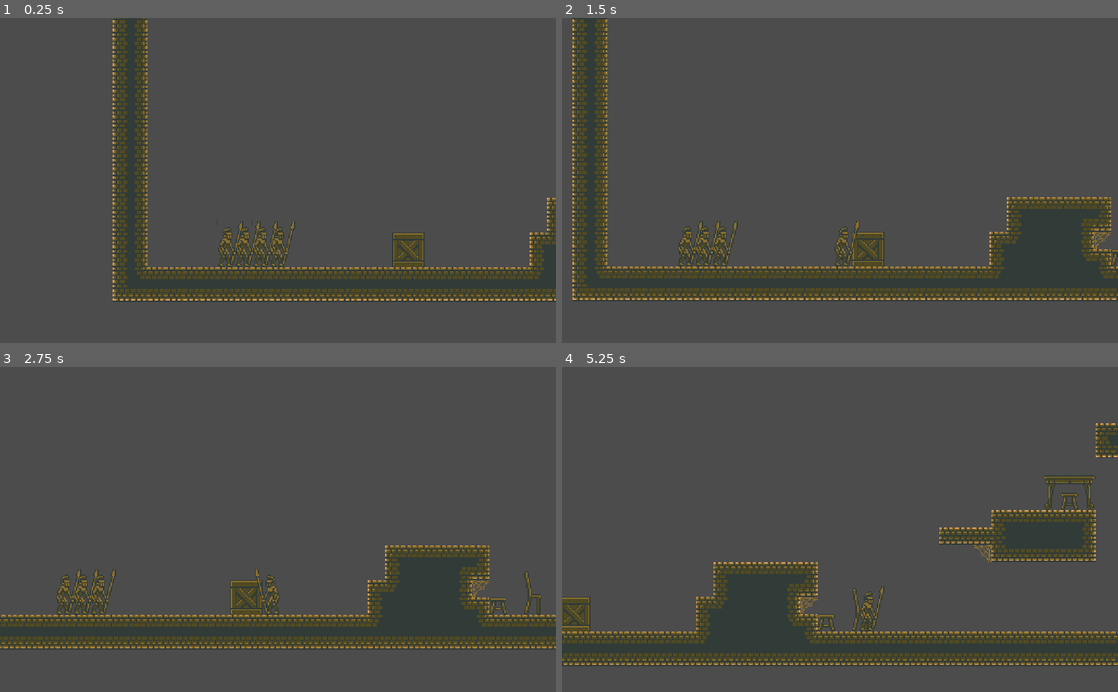
Above: before the commit, frames 1-4 (two rows, left to right).
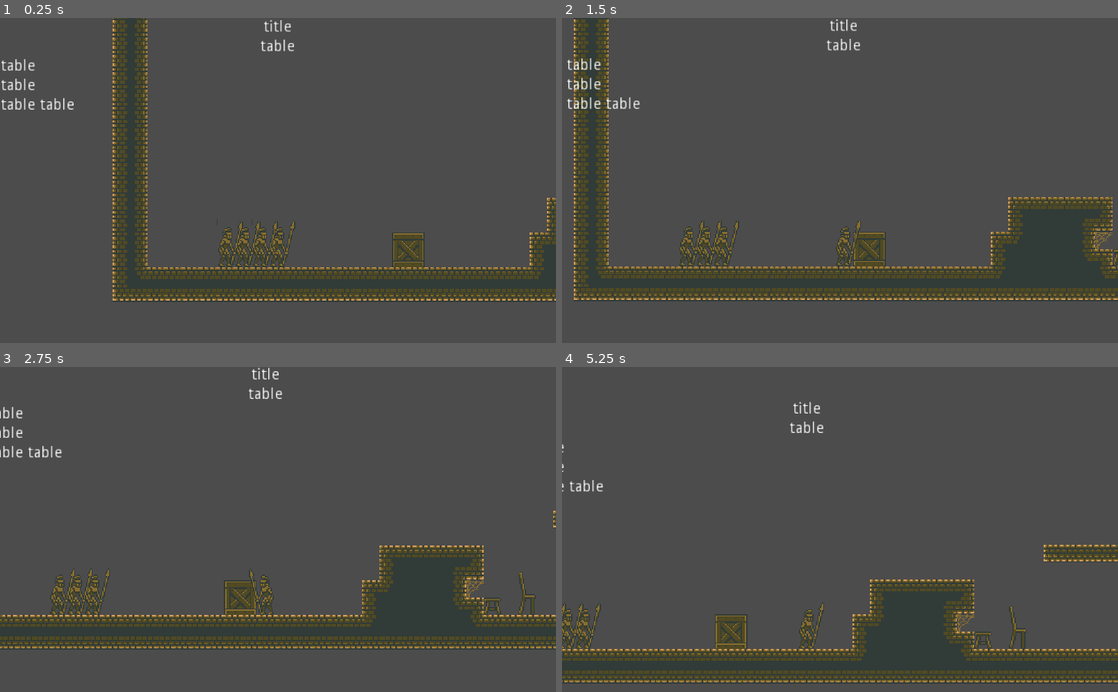
Above: after the commit, the same moments.

Repository: dosuserx/sorry-kingdom
Game: Godot game, scene res://main.tscn
Same seed, same stepped clock (60 frames per second), same inputs: the game is played once before the commit and once after it.
Inputs:
- Up to frame 1 (0.25 s): no input
- Up to frame 2 (1.5 s): tap Enter (ui_accept) at 0.5, 0.77 s; hold Right (ui_right) from 0.53 s (still down)
- Up to frame 3 (2.75 s): tap Enter (ui_accept) at 1.52 s; release Right (ui_right) at 2.03 s; hold Left (ui_left) from 2.03 s (still down)
- Up to frame 4 (5.25 s): release Left (ui_left) at 2.78 s; hold Right (ui_right) 2.78-4.28 s; tap Enter (ui_accept) at 3.02, 3.77, 4.52 s; hold Left (ui_left) 4.28-5.03 s; hold Right (ui_right) from 5.03 s (still down)

The runs differ from the first frame. In frame 1, 0.6% of the frame differs, in the area x 0-53%, y 0-29%; in frame 2, 6.7%; in frame 3, 6.0%; in frame 4, 25%, in the area x 0-100%, y 10-98%.

Commit message:
2/15

Diff:
--- a/main.tscn
+++ b/main.tscn
@@ -15,7 +15,7 @@
 tile_set = ExtResource( 1 )
 cell_size = Vector2( 16, 16 )
 format = 1
-tile_data = PoolIntArray( 65539, 0, 0, 65540, 0, 1, 65541, 0 …(5174 unchanged characters)… 475, 0, 65536, 1769476, 0, 65538, 1769513, 0, 4, 1769514, 0, 65540, 1769515, 0, 65540,  …(3378 unchanged characters)…
+tile_data = PoolIntArray( 65539, 0, 0, 65540, 0, 1, 65541, 0 …(5174 unchanged characters)… 475, 0, 65536, 1769476, 0, 65538, 1769510, 0, 4, 1769511, 0, 65540, 1769512, 0, 65540, 1769513, 0, 65540, 1769514, 0, 65540, 1769515, 0, 65540,  …(3378 unchanged characters)…
 __meta__ = {
 "_edit_lock_": true
 }
@@ -31,6 +31,7 @@
 speed = 417
 jump_speed = -705
 friction = 0.3
+acceleration = 0.05
 
 [node name="CollisionShape2D" type="CollisionShape2D" parent="player/armor"]
 shape = SubResource( 1 )
@@ -47,6 +48,95 @@
 zoom = Vector2( 0.5, 0.5 )
 smoothing_enabled = true
 
+[node name="MarginContainer" type="MarginContainer" parent="player/armor/Camera2D"]
+margin_left = -255.0
+margin_top = -150.0
+margin_right = 255.0
+margin_bottom = 150.0
+__meta__ = {
+"_edit_use_anchors_": false
+}
+
+[node name="VBoxContainer" type="VBoxContainer" parent="player/armor/Camera2D/MarginContainer"]
+margin_right = 510.0
+margin_bottom = 300.0
+
+[node name="CenterContainer" type="CenterContainer" parent="player/armor/Camera2D/MarginContainer/VBoxContainer"]
+margin_right = 510.0
+margin_bottom = 14.0
+
+[node name="HBoxContainer2" type="HBoxContainer" parent="player/armor/Camera2D/MarginContainer/VBoxContainer/CenterContainer"]
+margin_left = 242.0
+margin_right = 268.0
+margin_bottom = 14.0
+__meta__ = {
+"_edit_use_anchors_": false
+}
+
+[node name="title" type="Label" parent="player/armor/Camera2D/MarginContainer/VBoxContainer/CenterContainer/HBoxContainer2"]
+margin_right = 26.0
+margin_bottom = 14.0
+text = "title"
+
+[node name="VBoxContainer2" type="VBoxContainer" parent="player/armor/Camera2D/MarginContainer/VBoxContainer"]
+margin_top = 18.0
+margin_right = 510.0
+margin_bottom = 86.0
+
+[node name="CenterContainer" type="CenterContainer" parent="player/armor/Camera2D/MarginContainer/VBoxContainer/VBoxContainer2"]
+margin_right = 510.0
+margin_bottom = 14.0
+
+[node name="title" type="Label" parent="player/armor/Camera2D/MarginContainer/VBoxContainer/VBoxContainer2/CenterContainer"]
+margin_left = 239.0
+margin_right = 271.0
+margin_bottom = 14.0
+text = "table"
+
+[node name="title2" type="Label" parent="player/armor/Camera2D/MarginContainer/VBoxContainer/VBoxContainer2"]
+margin_top = 18.0
+margin_right = 510.0
+margin_bottom = 32.0
+text = "table"
+
+[node name="title3" type="Label" parent="player/armor/Camera2D/MarginContainer/VBoxContainer/VBoxContainer2"]
+margin_top = 36.0
+margin_right = 510.0
+margin_bottom = 50.0
+text = "table"
+
+[node name="HBoxContainer2" type="HBoxContainer" parent="player/armor/Camera2D/MarginContainer/VBoxContainer/VBoxContainer2"]
+margin_top = 54.0
+margin_right = 510.0
+margin_bottom = 68.0
+
+[node name="title4" type="Label" parent="player/armor/Camera2D/MarginContainer/VBoxContainer/VBoxContainer2/HBoxContainer2"]
+margin_right = 32.0
+margin_bottom = 14.0
+text = "table"
+
+[node name="title5" type="Label" parent="player/armor/Camera2D/MarginContainer/VBoxContainer/VBoxContainer2/HBoxContainer2"]
+margin_left = 36.0
+margin_right = 68.0
+margin_bottom = 14.0
+text = "table"
+
+[node name="HBoxContainer" type="HBoxContainer" parent="player/armor/Camera2D/MarginContainer/VBoxContainer/VBoxContainer2"]
+visible = false
+margin_right = 510.0
+margin_bottom = 14.0
+
+[node name="title2" type="Label" parent="player/armor/Camera2D/MarginContainer/VBoxContainer/VBoxContainer2/HBoxContainer"]
+margin_right = 32.0
+margin_bottom = 14.0
+text = "table"
+
+[node name="title3" type="Label" parent="player/armor/Camera2D/MarginContainer/VBoxContainer/VBoxContainer2/HBoxContainer"]
+margin_left = 36.0
+margin_right = 68.0
+margin_bottom = 14.0
+text = "table"
+
 [node name="items" type="Node" parent="."]
 
 [node name="others" type="Node" parent="."]
--- a/project.godot
+++ b/project.godot
@@ -47,6 +47,7 @@
 2d_render/layer_2="player"
 2d_render/layer_3="items"
 2d_render/layer_4="others"
+2d_render/layer_5="ui"
 
 [rendering]
 
